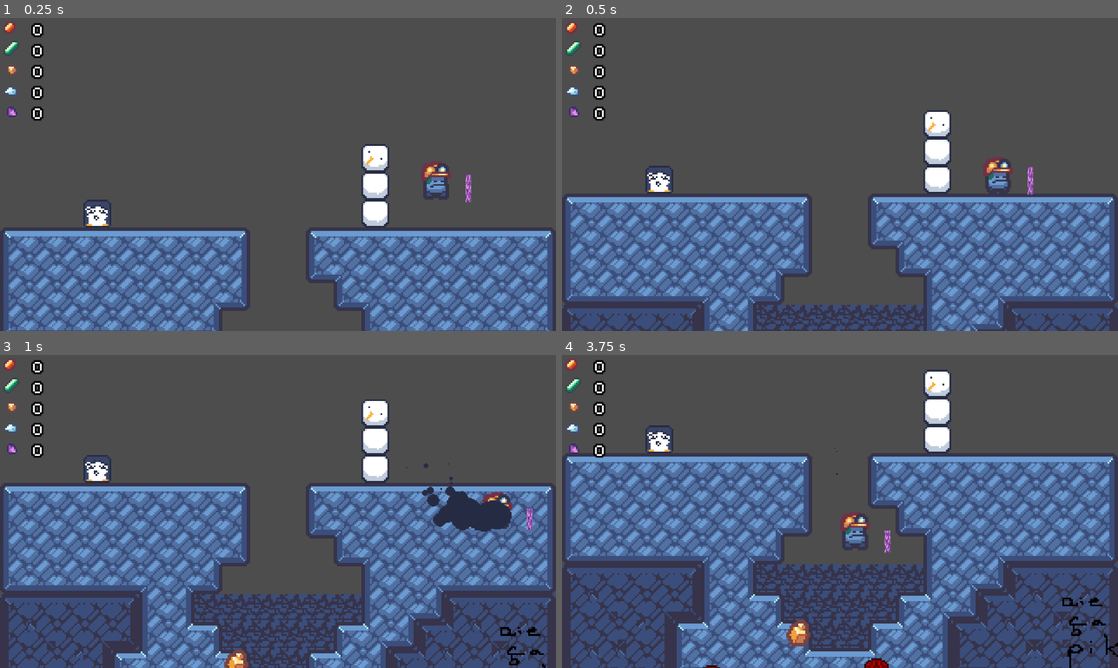
Above: before the commit, frames 1-4 (two rows, left to right).
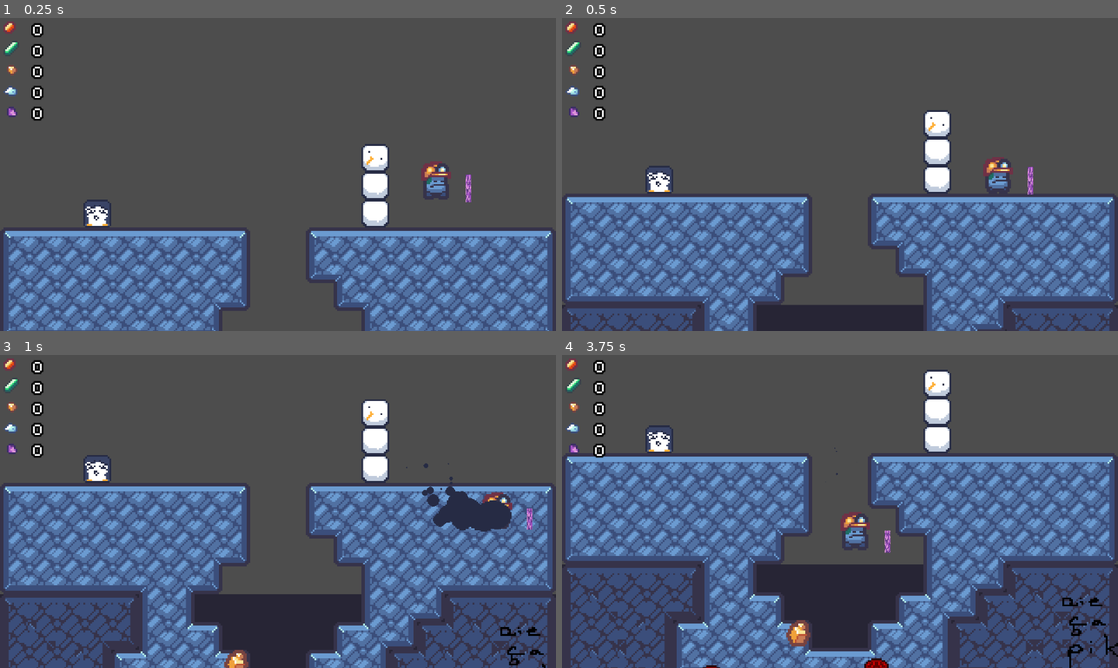
Above: after the commit, the same moments.

Repository: Ninesliced/ludumdare-57
Game: Godot game, scene res://scenes/main.tscn
Same seed, same stepped clock (60 frames per second), same inputs: the game is played once before the commit and once after it. The engine's default icon, where the game draws it, is replaced by a stand-in: a white triangle on a blue panel in a dark square.
Inputs (mouse positions are in pixels of both pictures, inside the frame that each line leads up to):
- Up to frame 1 (0.25 s): no input
- Up to frame 2 (0.5 s): no input
- Up to frame 3 (1 s): move the mouse to (400, 495) at 0.52 s; hold D (right) from 0.53 s (still down); hold J (burrow) from 0.53 s (still down); click (400, 495) at 0.67 s; tap Space (jump) at 0.77 s
- Up to frame 4 (3.75 s): release D (right) at 1.25 s; release J (burrow) at 1.25 s; drag from (728, 527) to (795, 658) at 1.27 s; move the mouse to (895, 442) at 2.02 s; hold A (left) 2.03-2.75 s; hold Right mouse button (right_click) 2.03-2.75 s; drag from (812, 574) to (673, 464) at 2.77 s; move the mouse to (1006, 558) at 3.52 s; press the mouse at (1006, 558) at 3.53 s; hold D (right) from 3.53 s (still down)

Frame 1 is identical in both runs. In frame 2, 1.3% of the frame differs, in the area x 0-100%, y 91-100%; in frame 3, 2.8%; in frame 4, 3.1%, in the area x 0-100%, y 66-94%.

Commit message:
darken background

Diff:
--- /dev/null
+++ b/scenes/map/layer/main_layer.gdshader
@@ -0,0 +1,16 @@
+shader_type canvas_item;
+
+void vertex() {
+	// Called for every vertex the material is visible on.
+}
+
+void fragment() {
+	COLOR = texture(TEXTURE, UV);
+	COLOR.a = texture(TEXTURE, UV).a;
+	// Called for every pixel the material is visible on.
+}
+
+//void light() {
+//	// Called for every pixel for every light affecting the CanvasItem.
+//	// Uncomment to replace the default light processing function with this one.
+//}
--- a/scenes/map/layer/main_layer.tscn
+++ b/scenes/map/layer/main_layer.tscn
@@ -1,11 +1,16 @@
-[gd_scene load_steps=3 format=4 uid="uid://ms7xkeqtox0t"]
+[gd_scene load_steps=6 format=4 uid="uid://ms7xkeqtox0t"]
 
+[ext_resource type="Texture2D" uid="uid://bv62lum38cnu7" path="res://assets/images/particle/form/circle_32.png" id="1_aq1i1"]
 [ext_resource type="TileSet" uid="uid://c5w2totwpyqw6" path="res://assets/tile_set.tres" id="1_pbu7g"]
+[ext_resource type="Shader" uid="uid://do525u4up0qr1" path="res://scenes/map/layer/main_layer.gdshader" id="2_6rryf"]
 
 [sub_resource type="OccluderPolygon2D" id="OccluderPolygon2D_pbu7g"]
 polygon = PackedVector2Array(0, 0, 320, 0, 320, 208, 0, 208)
 
-[node name="MainLayer" type="Node2D"]
+[sub_resource type="ShaderMaterial" id="ShaderMaterial_sfgth"]
+shader = ExtResource("2_6rryf")
+
+[node name="MainLayer2" type="Node2D"]
 
 [node name="Background" type="TileMapLayer" parent="."]
 light_mask = 2
@@ -22,5 +27,12 @@
 tile_map_data = PackedByteArray("AAACAAAAAgACAAMAAAAEAAAAAgACAAMAAAAGAAAAAgADAAMAAAAOAAAAAgACAAMAAAAQAAAAAgACAAMAAAASAA …(2752 unchanged characters)…
 tile_set = ExtResource("1_pbu7g")
 
+[node name="CPUParticles2D" type="CPUParticles2D" parent="."]
+clip_children = 1
+material = SubResource("ShaderMaterial_sfgth")
+position = Vector2(72, 56)
+texture = ExtResource("1_aq1i1")
+gravity = Vector2(0, 0)
+
 [node name="Ores" type="TileMapLayer" parent="."]
 tile_set = ExtResource("1_pbu7g")
Binary file changed: assets/images/cave_spritesheet.png
Not shown, added: scenes/map/layer/main_layer.gdshader.uid
